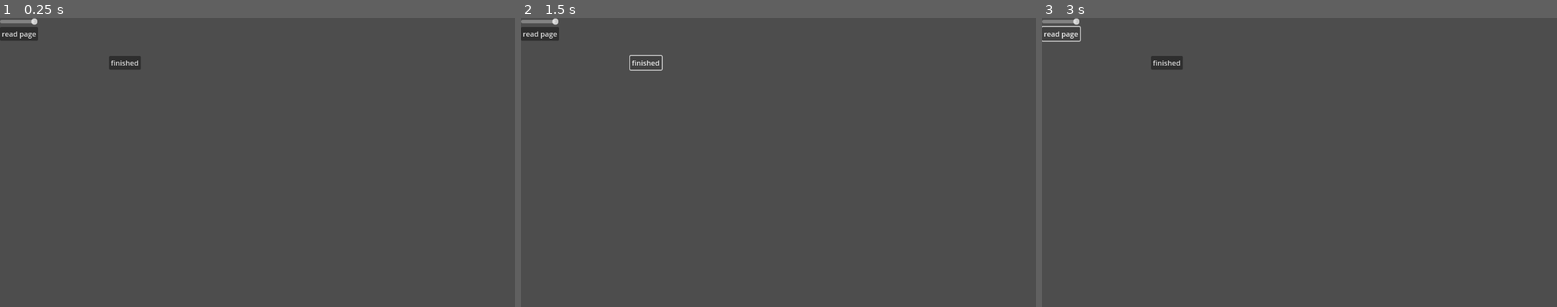
Above: before the commit, frames 1-3 (left to right).
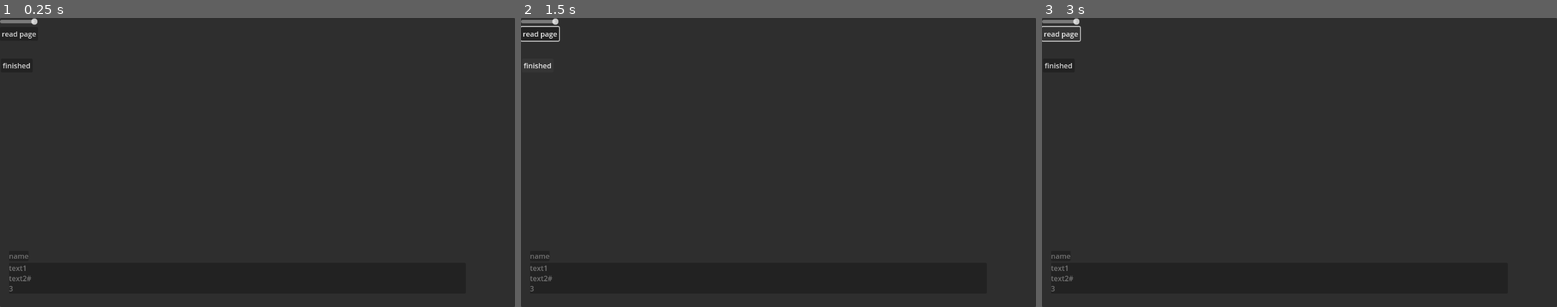
Above: after the commit, the same moments.

Repository: SnekOfSpice/dialog-parser
Game: Godot game, scene res://testing/test.tscn
Two runs of this game, one before a commit and one after it. Both use one fixed random seed, a clock stepped at 60 frames per second and the inputs below.
Inputs:
- Up to frame 1 (0.25 s): no input
- Up to frame 2 (1.5 s): click "read page" at 0.5 s; click "finished" at 1.25 s
- Up to frame 3 (3 s): click "finished" at 2 s; click "read page" at 2.75 s

The runs differ from the first frame. In frame 1, 99% of the frame differs, in the area x 0-100%, y 0-100%; in frame 2, 99%; in frame 3, 99%.
Error before the commit: Parse Error: Expected indented block after "for" block. (res://src/line_reader.gd:30)
Error after the commit: Attempt to call function 'get_as_text' in base 'null instance' on a null instance. (res://src/parser.gd:35)

Commit message:
whole lotta stuff yippie

Diff:
--- /dev/null
+++ b/src/InstructionHandler.gd
@@ -0,0 +1,15 @@
+extends Node
+
+
+# Called when the node enters the scene tree for the first time.
+func _ready() -> void:
+	pass # Replace with function body.
+
+
+# Called every frame. 'delta' is the elapsed time since the previous frame.
+func _process(delta: float) -> void:
+	pass
+
+
+func execute(content):
+	prints("EXECUTING ", content)
--- /dev/null
+++ b/src/choice_option.gd
@@ -0,0 +1,16 @@
+extends Button
+
+var facts := {}
+var do_jump_page := false
+var target_page := 0
+
+signal choice_pressed(do_jump_page, target_page)
+
+func _on_pressed() -> void:
+	# apply facts
+	for f in facts.keys():
+		Parser.facts[f] = facts.get(f)
+
+	emit_signal("choice_pressed", do_jump_page, target_page)
+
+	visible = false
--- /dev/null
+++ b/src/choice_option.tscn
@@ -0,0 +1,13 @@
+[gd_scene load_steps=2 format=3 uid="uid://cgadhdhl3ndao"]
+
+[ext_resource type="Script" path="res://src/choice_option.gd" id="1_l5ra8"]
+
+[node name="ChoiceOption" type="Button"]
+offset_right = 8.0
+offset_bottom = 8.0
+size_flags_horizontal = 3
+size_flags_vertical = 3
+focus_mode = 0
+script = ExtResource("1_l5ra8")
+
+[connection signal="pressed" from="." to="." method="_on_pressed"]
--- a/src/line_reader.gd
+++ b/src/line_reader.gd
@@ -1,7 +1,10 @@
-extends Control
+extends CanvasLayer
 
+@export var property_for_name := ""
+@export var name_for_blank_name := ""
 
 signal line_finished(line_index)
+signal jump_to_page(page_index)
 
 var line_data := {}
 
@@ -12,6 +15,13 @@
 	Parser.connect("terminate_page", close)
 	Parser.open_connection()
 
+
+
+func _unhandled_input(event: InputEvent) -> void:
+	if event is InputEventMouseButton:
+		if event.button_index == MOUSE_BUTTON_LEFT and event.pressed:
+			emit_signal("line_finished", line_index)
+
 func close(_terminating_page):
 	prints("closing page ", _terminating_page)
 
@@ -19,48 +29,139 @@
 	line_data = new_line
 	line_index = new_line.get("meta.line_index")
 
-	# conditionals if it even gets shown etc
-	var conditional_behavior = line_data.get("conditionals")
-	var args = conditional_behavior.get("operand_args")
-	var facts_to_check = conditional_behavior.get("facts")
-	if facts_to_check.keys().size() > 0:
-		var is_condition_true := true
-		var operand_key = conditional_behavior.get("operand_key")
-		var true_facts := []
-		for fact in facts_to_check:
-
-		match operand_key:
-			"AND":
-				pass
-			"OR":
-				pass
-			"nOrMore":
-				pass
-			"nOrLess":
-				pass
-			"betweenNMincl":
-				pass
-
+	var eval = evaluate_conditionals(line_data.get("conditionals"))
+	var conditional_is_true = eval[0]
+	var behavior = eval[1]
+	if behavior == "Show" or behavior == "Enable":
+		if not conditional_is_true:
+			emit_signal("line_finished", line_index)
+			return
+	if behavior == "Hide" or behavior == "Disable":
+		if conditional_is_true:
+			emit_signal("line_finished", line_index)
+			return
 
 	handle_header(line_data.get("header"))
 
 	var line_type = int(line_data.get("line_type"))
 	var content = line_data.get("content").get("content")
+	if line_type == Parser.LineType.Choice:
+		content = line_data.get("content").get("choices")
 	var content_name = line_data.get("content").get("name") # wtf is this
 	print(line_data)
+	find_child("TextContainer").visible = line_type == Parser.LineType.Text
+	find_child("ChoiceContainer").visible = line_type == Parser.LineType.Choice
 	match line_type:
 		Parser.LineType.Text:
-			print("text")
+			find_child("TextContent").text = content
 		Parser.LineType.Choice:
-			print("choice")
+			build_choices(content)
 		Parser.LineType.Instruction:
-			print("instruction")
+			if not find_child("InstructionHandler").has_method("execute"):
+				push_error("InsutrctionHandler doesn't have execute method.")
+				return
+			find_child("InstructionHandler").execute(content)
 
 	# register facts
 	line_data.get("facts")
 
+func build_choices(choices):
+	for c in find_child("ChoiceOptionContainer").get_children():
+		c.queue_free()
+
+	for option in choices:
+		var conditional_eval = evaluate_conditionals(option.get("conditionals"))
+		var cond_true = conditional_eval[0]
+		var cond_behavior = conditional_eval[1]
+
+		var enable_option := true
+		var option_text := ""
+
+		if (cond_true and cond_behavior == "Hide") or (not cond_true and cond_behavior == "Show"):
+			continue
+
+		if (cond_true and cond_behavior == "Show") or (not cond_true and cond_behavior == "Hide"):
+			enable_option = option.get("choice_text.enabled_as_default")
+
+		if (cond_true and cond_behavior == "Enable") or (not cond_true and cond_behavior == "Disable"):
+			enable_option = true
+
+		if (cond_true and cond_behavior == "Disable") or (not cond_true and cond_behavior == "Enable"):
+			enable_option = false
+
+		if enable_option:
+			option_text = option.get("choice_text.enabled")
+		else:
+			option_text = option.get("choice_text.disabled")
+
+		# give to option to signal
+		var facts = option.get("facts")
+		var do_jump_page = option.get("do_jump_page")
+		var target_page = option.get("target_page")
+
+		var new_option = preload("res://src/choice_option.tscn").instantiate()
+		new_option.disabled = not enable_option
+		new_option.text = option_text
+
+		new_option.facts = facts
+		new_option.do_jump_page = do_jump_page
+		new_option.target_page = target_page
+
+		new_option.connect("choice_pressed", choice_pressed)
+
+		find_child("ChoiceOptionContainer").add_child(new_option)
+
+func choice_pressed(do_jump_page, target_page):
+	if do_jump_page:
+		emit_signal("jump_to_page", target_page)
+		return
+	emit_signal("line_finished", line_index)
+
+
+# returns an array of size 2.
+# index 0 is if the conditionals are satisfied
+# index 1 is the behavior if it's true
+func evaluate_conditionals(conditionals) -> Array:
+	var conditional_is_true := true
+	var behavior = line_data.get("conditionals").get("behavior_key")
+	var args = conditionals.get("operand_args")
+	var facts_to_check = conditionals.get("facts")
+	if facts_to_check.keys().size() == 0:
+		return [true, "Enable"]
+
+
+	var operand_key = conditionals.get("operand_key")
+	var true_facts := []
+	for fact in facts_to_check:
+		if facts_to_check.get(fact) == Parser.facts.get(fact):
+			true_facts.append(fact)
+	match operand_key:
+		"AND":
+			conditional_is_true = true_facts.size() == facts_to_check.size()
+		"OR":
+			conditional_is_true = true_facts.size() > 0
+		"nOrMore":
+			conditional_is_true = true_facts.size() >= args[0]
+		"nOrLess":
+			conditional_is_true = true_facts.size() <= args[0]
+		"betweenNMincl":
+			conditional_is_true = true_facts.size() >= args[0] and true_facts.size() <= args[1]
+
+	return [conditional_is_true, behavior]
+
 func handle_header(header: Array):
-	print(header)
+	prints("HEADER ", header)
+	for prop in header:
+		var data_type = prop.get("data_type")
+		var property_name = prop.get("property_name")
+		var values = prop.get("values")
+		if data_type == Parser.DataTypes._DropDown:
+			values = Parser.drop_down_values_to_string_array(values)
+
+		if property_name == property_for_name:
+			find_child("NameLabel").text = values[1]
+			find_child("NameContainer").visible = values[1] != name_for_blank_name
+
 
 func chunkify(line) -> Array:
 	var line_type = int(line.get("line_type"))
--- a/src/line_reader.tscn
+++ b/src/line_reader.tscn
@@ -1,23 +1,96 @@
-[gd_scene load_steps=2 format=3 uid="uid://bb8yvsx0g14vl"]
+[gd_scene load_steps=3 format=3 uid="uid://bb8yvsx0g14vl"]
 
 [ext_resource type="Script" path="res://src/line_reader.gd" id="1_f2s5m"]
+[ext_resource type="Script" path="res://src/InstructionHandler.gd" id="2_5jckx"]
 
-[node name="LineReader" type="Control" groups=["LineListener"]]
-layout_mode = 3
+[node name="LineReader" type="CanvasLayer" groups=["LineListener"]]
+script = ExtResource("1_f2s5m")
+property_for_name = "character"
+name_for_blank_name = "swagbot"
+
+[node name="MarginContainer" type="MarginContainer" parent="."]
+anchors_preset = 12
+anchor_top = 1.0
+anchor_right = 1.0
+anchor_bottom = 1.0
+offset_top = -55.0
+grow_horizontal = 2
+grow_vertical = 0
+mouse_filter = 2
+theme_override_constants/margin_left = 20
+theme_override_constants/margin_top = 85
+theme_override_constants/margin_right = 110
+theme_override_constants/margin_bottom = 30
+
+[node name="HBoxContainer" type="HBoxContainer" parent="MarginContainer"]
+layout_mode = 2
+mouse_filter = 2
+
+[node name="TextContainer" type="VBoxContainer" parent="MarginContainer/HBoxContainer"]
+layout_mode = 2
+size_flags_horizontal = 3
+size_flags_vertical = 8
+mouse_filter = 2
+alignment = 2
+
+[node name="NameContainer" type="MarginContainer" parent="MarginContainer/HBoxContainer/TextContainer"]
+layout_mode = 2
+mouse_filter = 2
+
+[node name="Panel" type="PanelContainer" parent="MarginContainer/HBoxContainer/TextContainer/NameContainer"]
+layout_mode = 2
+size_flags_horizontal = 0
+mouse_filter = 2
+
+[node name="NameLabel" type="Label" parent="MarginContainer/HBoxContainer/TextContainer/NameContainer/Panel"]
+layout_mode = 2
+text = "name"
+
+[node name="MarginContainer2" type="MarginContainer" parent="MarginContainer/HBoxContainer/TextContainer"]
+layout_mode = 2
+mouse_filter = 2
+
+[node name="Panel2" type="Panel" parent="MarginContainer/HBoxContainer/TextContainer/MarginContainer2"]
+layout_mode = 2
+mouse_filter = 2
+
+[node name="TextContent" type="RichTextLabel" parent="MarginContainer/HBoxContainer/TextContainer/MarginContainer2"]
+layout_mode = 2
+size_flags_vertical = 0
+mouse_filter = 2
+bbcode_enabled = true
+text = "text1
+text2#
+3"
+fit_content = true
+scroll_active = false
+autowrap_mode = 2
+
+[node name="ChoiceContainer" type="PanelContainer" parent="."]
 anchors_preset = 15
 anchor_right = 1.0
 anchor_bottom = 1.0
 grow_horizontal = 2
 grow_vertical = 2
-script = ExtResource("1_f2s5m")
+
+[node name="ChoiceOptionContainer" type="VBoxContainer" parent="ChoiceContainer"]
+layout_mode = 2
+size_flags_horizontal = 4
+size_flags_vertical = 4
+alignment = 1
 
 [node name="DebugSim" type="VBoxContainer" parent="."]
-layout_mode = 0
-offset_right = 40.0
-offset_bottom = 40.0
+offset_left = 2.0
+offset_top = 91.0
+offset_right = 73.0
+offset_bottom = 131.0
 
 [node name="FinishedButton" type="Button" parent="DebugSim"]
 layout_mode = 2
+focus_mode = 0
 text = "finished"
 
+[node name="InstructionHandler" type="Node" parent="."]
+script = ExtResource("2_5jckx")
+
 [connection signal="pressed" from="DebugSim/FinishedButton" to="." method="_on_finished_button_pressed"]
--- a/src/parser.gd
+++ b/src/parser.gd
@@ -5,6 +5,8 @@
 @export var source_path := ""
 
 var page_data := {}
+var dropdown_titles := []
+var dropdowns := {}
 
 
 var page_index := 0
@@ -22,6 +24,8 @@
 enum LineType {
 	Text, Choice, Instruction
 }
+
+enum DataTypes {_String, _Integer, _Float, _Array, _Dictionary, _DropDown}
 
 signal read_new_line(line)
 signal terminate_page(page_index)
@@ -42,7 +46,17 @@
 	page_data = int_data.duplicate()
 
 	facts = data.get("facts")
+	dropdown_titles = data.get("dropdown_titles")
+	dropdowns = data.get("dropdowns")
 
+func drop_down_values_to_string_array(values:=[0,0]) -> Array:
+	var result = ["", ""]
+	var title = dropdown_titles[values[0]]
+	var title_index = dropdown_titles.find(title)
+	var value = dropdowns.get(title)[values[1]]
+	result[0] = title
+	result[1] = value
+	return result
 
 func read_page(number: int):
 	if not page_data.keys().has(number):
@@ -60,7 +74,7 @@
 	emit_signal("read_new_line", lines[index])
 
 func read_next_line(finished_line_index: int):
-	if finished_line_index > max_line_index_on_page:
+	if finished_line_index >= max_line_index_on_page:
 		var do_terminate = bool(page_data.get(page_index).get("terminate"))
 		if do_terminate:
 			emit_signal("terminate_page", page_index)
@@ -78,3 +92,4 @@
 func open_connection():
 	for l in get_tree().get_nodes_in_group("LineListener"):
 		l.connect("line_finished", read_next_line)
+		l.connect("jump_to_page", read_page)
--- a/testing/test.gd
+++ b/testing/test.gd
@@ -3,23 +3,20 @@
 
 # Called when the node enters the scene tree for the first time.
 func _ready() -> void:
-	$VBoxContainer/HSlider.min_value = 0
+	find_child("PageIndexSlider").min_value = 0
 	var highest = 0
 	for i in Parser.page_data.keys():
 		if i > highest:
 			highest = i
-	$VBoxContainer/HSlider.max_value = highest
+	find_child("PageIndexSlider").max_value = highest
 
 
-# Called every frame. 'delta' is the elapsed time since the previous frame.
-func _process(delta: float) -> void:
-	pass
 
 
 
 func _on_h_slider_value_changed(value: float) -> void:
-	$VBoxContainer/Label.text = str($VBoxContainer/HSlider.value)
+	find_child("PageIndexLabel").text = str(find_child("PageIndexSlider").value)
 
 
 func _on_button_pressed() -> void:
-	Parser.read_page($VBoxContainer/HSlider.value)
+	Parser.read_page(find_child("PageIndexSlider").value)
--- a/testing/test.tscn
+++ b/testing/test.tscn
@@ -5,30 +5,30 @@
 
 [node name="Test" type="Control"]
 layout_mode = 3
-anchors_preset = 0
+anchors_preset = 15
+anchor_right = 1.0
+anchor_bottom = 1.0
+grow_horizontal = 2
+grow_vertical = 2
+mouse_filter = 2
 script = ExtResource("1_yrxdv")
 
 [node name="LineReader" parent="." instance=ExtResource("2_apb2i")]
-layout_mode = 1
-offset_left = 244.0
-offset_top = 85.0
-offset_right = 244.0
-offset_bottom = 85.0
 
-[node name="VBoxContainer" type="VBoxContainer" parent="."]
-layout_mode = 0
-offset_right = 40.0
-offset_bottom = 40.0
+[node name="VBoxContainer" type="VBoxContainer" parent="LineReader"]
+offset_right = 85.0
+offset_bottom = 78.0
+mouse_filter = 2
 
-[node name="HSlider" type="HSlider" parent="VBoxContainer"]
+[node name="PageIndexSlider" type="HSlider" parent="LineReader/VBoxContainer"]
 layout_mode = 2
 
-[node name="Button" type="Button" parent="VBoxContainer"]
+[node name="Button" type="Button" parent="LineReader/VBoxContainer"]
 layout_mode = 2
 text = "read page"
 
-[node name="Label" type="Label" parent="VBoxContainer"]
+[node name="PageIndexLabel" type="Label" parent="LineReader/VBoxContainer"]
 layout_mode = 2
 
-[connection signal="value_changed" from="VBoxContainer/HSlider" to="." method="_on_h_slider_value_changed"]
-[connection signal="pressed" from="VBoxContainer/Button" to="." method="_on_button_pressed"]
+[connection signal="value_changed" from="LineReader/VBoxContainer/PageIndexSlider" to="." method="_on_h_slider_value_changed"]
+[connection signal="pressed" from="LineReader/VBoxContainer/Button" to="." method="_on_button_pressed"]
